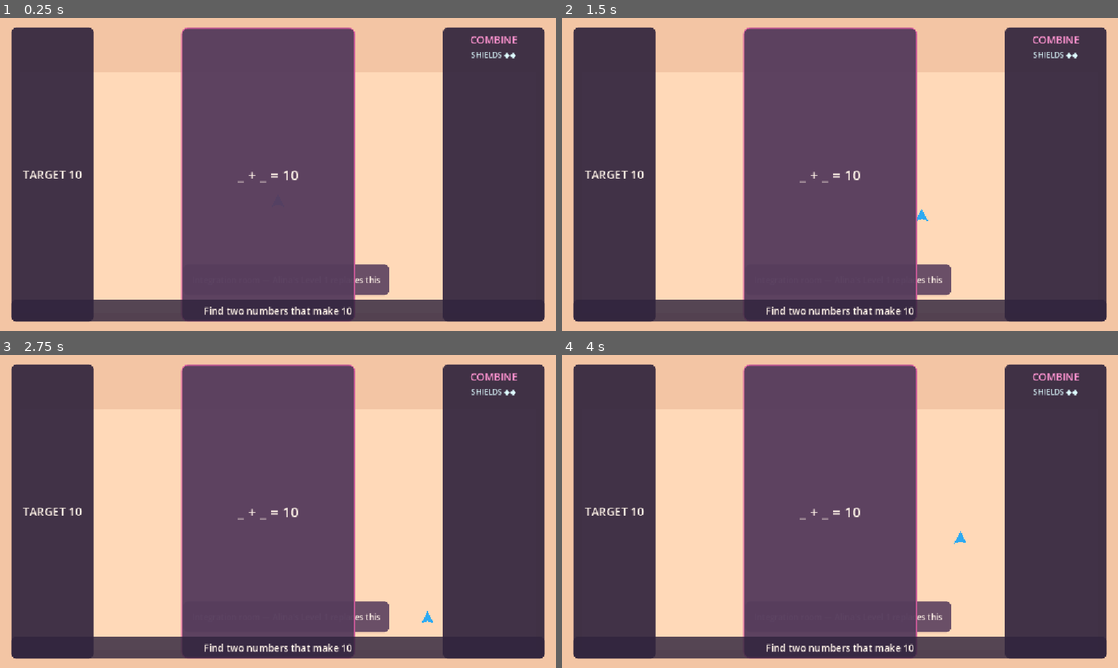
Above: before the commit, frames 1-4 (two rows, left to right).
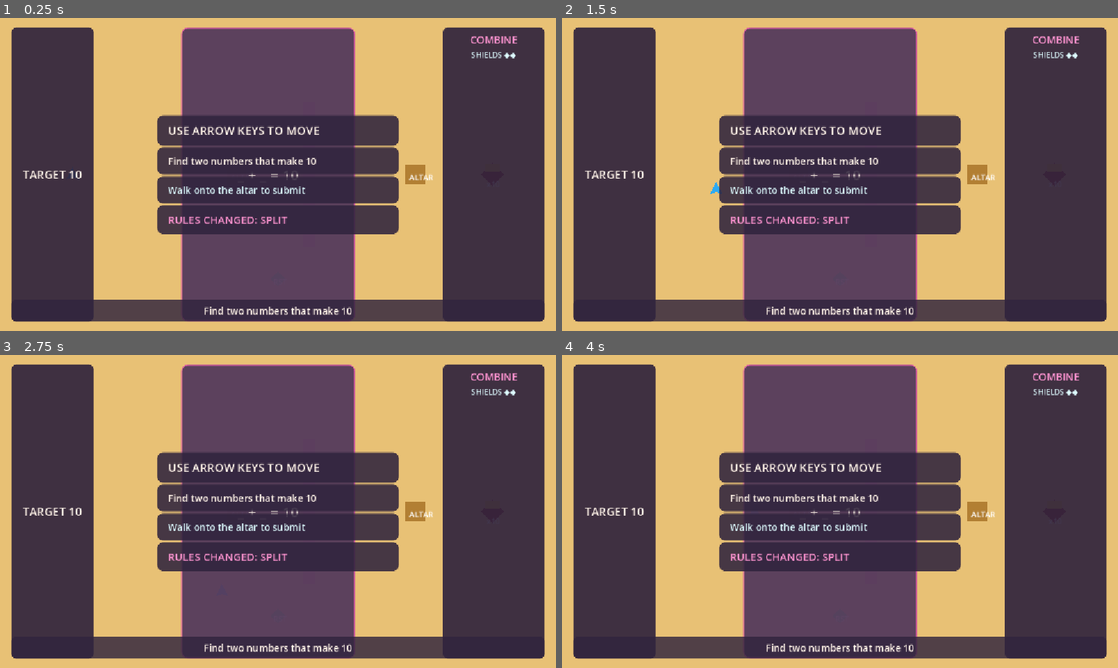
Above: after the commit, the same moments.

Repository: rinata-abdurakhimova/game-divers-slayy
Game: Godot game, scene res://scenes/main/Main.tscn
The game is run twice, just before and just after one commit, with the same random seed, the same clock (stepped at 60 frames per second) and the same inputs.
Inputs:
- Up to frame 1 (0.25 s): no input
- Up to frame 2 (1.5 s): tap Enter at 0.5 s; hold Right (move_right) 0.53-1.28 s; hold Down (move_down) from 1.28 s (still down)
- Up to frame 3 (2.75 s): release Down (move_down) at 2.03 s; hold Right (move_right) from 2.03 s (still down)
- Up to frame 4 (4 s): release Right (move_right) at 2.78 s; hold Up (move_up) 2.78-3.53 s; hold Left (move_left) from 3.53 s (still down)

The runs differ from the first frame. In frame 1, 48% of the frame differs, in the area x 0-100%, y 0-100%; in frame 2, 48%; in frame 3, 48%; in frame 4, 48%.
Error after the commit: Trying to assign value of type 'PanelContainer' to a variable of type 'Label'. (res://scripts/ui/TutorialOverlay.gd:3)

Commit message:
feat: integrate Level_01, overlays, collision fixes

Diff:
--- a/scenes/main/Main.tscn
+++ b/scenes/main/Main.tscn
@@ -1,94 +1,25 @@
-[gd_scene load_steps=10 format=3]
+[gd_scene load_steps=6 format=3]
 
 [ext_resource type="Script" path="res://scripts/main/Main.gd" id="1_main"]
-[ext_resource type="PackedScene" path="res://scenes/actors/Player.tscn" id="2_player"]
+[ext_resource type="PackedScene" path="res://scenes/world/Level_01.tscn" id="2_level"]
 [ext_resource type="PackedScene" path="res://scenes/ui/HUD.tscn" id="3_hud"]
 [ext_resource type="PackedScene" path="res://scenes/ui/ResultScreen.tscn" id="4_result"]
-
-[sub_resource type="RectangleShape2D" id="Shape_horizontal"]
-size = Vector2(1152, 32)
-
-[sub_resource type="RectangleShape2D" id="Shape_vertical"]
-size = Vector2(32, 648)
-
-[sub_resource type="StyleBoxFlat" id="StyleBox_note"]
-bg_color = Color(0.337, 0.235, 0.361, 0.88)
-corner_radius_top_left = 10
-corner_radius_top_right = 10
-corner_radius_bottom_right = 10
-corner_radius_bottom_left = 10
-content_margin_left = 18.0
-content_margin_top = 12.0
-content_margin_right = 18.0
-content_margin_bottom = 12.0
+[ext_resource type="PackedScene" path="res://scenes/ui/TutorialOverlay.tscn" id="5_tutorial"]
+[ext_resource type="PackedScene" path="res://scenes/ui/RuleChangeOverlay.tscn" id="6_rule"]
 
 [node name="Main" type="Node"]
 script = ExtResource("1_main")
 
 [node name="LevelContainer" type="Node2D" parent="."]
 
-[node name="SandBackground" type="Polygon2D" parent="LevelContainer"]
-polygon = PackedVector2Array(0, 0, 1152, 0, 1152, 648, 0, 648)
-color = Color(0.953, 0.776, 0.647, 1)
-
-[node name="ArenaInset" type="Polygon2D" parent="LevelContainer"]
-polygon = PackedVector2Array(42, 112, 1110, 112, 1110, 610, 42, 610)
-color = Color(1, 0.851, 0.722, 1)
-
-[node name="Player" parent="LevelContainer" instance=ExtResource("2_player")]
-position = Vector2(576, 380)
-
-[node name="WorldBounds" type="Node2D" parent="LevelContainer"]
-
-[node name="Top" type="StaticBody2D" parent="LevelContainer/WorldBounds"]
-position = Vector2(576, 96)
-collision_layer = 8
-collision_mask = 1
-
-[node name="CollisionShape2D" type="CollisionShape2D" parent="LevelContainer/WorldBounds/Top"]
-shape = SubResource("Shape_horizontal")
-
-[node name="Bottom" type="StaticBody2D" parent="LevelContainer/WorldBounds"]
-position = Vector2(576, 632)
-collision_layer = 8
-collision_mask = 1
-
-[node name="CollisionShape2D" type="CollisionShape2D" parent="LevelContainer/WorldBounds/Bottom"]
-shape = SubResource("Shape_horizontal")
-
-[node name="Left" type="StaticBody2D" parent="LevelContainer/WorldBounds"]
-position = Vector2(26, 324)
-collision_layer = 8
-collision_mask = 1
-
-[node name="CollisionShape2D" type="CollisionShape2D" parent="LevelContainer/WorldBounds/Left"]
-shape = SubResource("Shape_vertical")
-
-[node name="Right" type="StaticBody2D" parent="LevelContainer/WorldBounds"]
-position = Vector2(1126, 324)
-collision_layer = 8
-collision_mask = 1
-
-[node name="CollisionShape2D" type="CollisionShape2D" parent="LevelContainer/WorldBounds/Right"]
-shape = SubResource("Shape_vertical")
-
-[node name="PlaceholderNote" type="PanelContainer" parent="."]
-offset_left = 380.0
-offset_top = 510.0
-offset_right = 772.0
-offset_bottom = 574.0
-theme_override_styles/panel = SubResource("StyleBox_note")
-
-[node name="Label" type="Label" parent="PlaceholderNote"]
-layout_mode = 2
-theme_override_colors/font_color = Color(1, 0.953, 0.91, 1)
-theme_override_font_sizes/font_size = 17
-text = "Integration room — Alina's Level 1 replaces this"
-horizontal_alignment = 1
-vertical_alignment = 1
+[node name="Level01" parent="LevelContainer" instance=ExtResource("2_level")]
 
 [node name="UI" type="CanvasLayer" parent="."]
 
 [node name="HUD" parent="UI" instance=ExtResource("3_hud")]
 
+[node name="RuleChangeOverlay" parent="UI" instance=ExtResource("6_rule")]
+
+[node name="TutorialOverlay" parent="UI" instance=ExtResource("5_tutorial")]
+
 [node name="ResultScreen" parent="UI" instance=ExtResource("4_result")]
--- /dev/null
+++ b/scenes/ui/RuleChangeOverlay.tscn
@@ -0,0 +1,76 @@
+[gd_scene load_steps=3 format=3]
+
+[ext_resource type="Script" path="res://scripts/ui/RuleChangeOverlay.gd" id="1"]
+
+[sub_resource type="StyleBoxFlat" id="StyleBox_card"]
+bg_color = Color(0.188, 0.141, 0.239, 0.96)
+border_width_left = 3
+border_width_top = 3
+border_width_right = 3
+border_width_bottom = 3
+border_color = Color(0.906, 0.553, 0.824, 1)
+corner_radius_top_left = 16
+corner_radius_top_right = 16
+corner_radius_bottom_right = 16
+corner_radius_bottom_left = 16
+content_margin_left = 36.0
+content_margin_top = 28.0
+content_margin_right = 36.0
+content_margin_bottom = 28.0
+
+[node name="RuleChangeOverlay" type="Control"]
+layout_mode = 3
+anchors_preset = 15
+anchor_right = 1.0
+anchor_bottom = 1.0
+grow_horizontal = 2
+grow_vertical = 2
+mouse_filter = 1
+script = ExtResource("1")
+
+[node name="Dim" type="ColorRect" parent="."]
+layout_mode = 1
+anchors_preset = 15
+anchor_right = 1.0
+anchor_bottom = 1.0
+grow_horizontal = 2
+grow_vertical = 2
+color = Color(0.071, 0.047, 0.102, 0.7)
+
+[node name="Center" type="CenterContainer" parent="."]
+layout_mode = 1
+anchors_preset = 15
+anchor_right = 1.0
+anchor_bottom = 1.0
+grow_horizontal = 2
+grow_vertical = 2
+
+[node name="Card" type="PanelContainer" parent="Center"]
+custom_minimum_size = Vector2(400, 180)
+layout_mode = 2
+theme_override_styles/panel = SubResource("StyleBox_card")
+
+[node name="Content" type="VBoxContainer" parent="Center/Card"]
+layout_mode = 2
+alignment = 1
+
+[node name="Title" type="Label" parent="Center/Card/Content"]
+layout_mode = 2
+theme_override_colors/font_color = Color(1, 0.58, 0.82, 1)
+theme_override_font_sizes/font_size = 28
+text = "RULES CHANGED"
+horizontal_alignment = 1
+
+[node name="Rule" type="Label" parent="Center/Card/Content"]
+layout_mode = 2
+theme_override_colors/font_color = Color(1, 0.953, 0.91, 1)
+theme_override_font_sizes/font_size = 24
+text = "ADDITION → SUBTRACTION"
+horizontal_alignment = 1
+
+[node name="Hint" type="Label" parent="Center/Card/Content"]
+layout_mode = 2
+theme_override_colors/font_color = Color(0.867, 0.984, 1, 1)
+theme_override_font_sizes/font_size = 18
+text = "First number minus second number"
+horizontal_alignment = 1
--- /dev/null
+++ b/scenes/ui/TutorialOverlay.tscn
@@ -0,0 +1,80 @@
+[gd_scene load_steps=3 format=3]
+
+[ext_resource type="Script" path="res://scripts/ui/TutorialOverlay.gd" id="1"]
+
+[sub_resource type="StyleBoxFlat" id="StyleBox_banner"]
+bg_color = Color(0.188, 0.141, 0.239, 0.88)
+corner_radius_top_left = 12
+corner_radius_top_right = 12
+corner_radius_bottom_right = 12
+corner_radius_bottom_left = 12
+content_margin_left = 22.0
+content_margin_top = 14.0
+content_margin_right = 22.0
+content_margin_bottom = 14.0
+
+[node name="TutorialOverlay" type="Control"]
+layout_mode = 3
+anchors_preset = 15
+anchor_right = 1.0
+anchor_bottom = 1.0
+grow_horizontal = 2
+grow_vertical = 2
+mouse_filter = 2
+script = ExtResource("1")
+
+[node name="VBox" type="VBoxContainer" parent="."]
+layout_mode = 1
+anchors_preset = 8
+anchor_left = 0.5
+anchor_top = 0.5
+anchor_right = 0.5
+anchor_bottom = 0.5
+offset_left = -250.0
+offset_top = -80.0
+offset_right = 250.0
+offset_bottom = 80.0
+
+[node name="ArrowHint" type="PanelContainer" parent="VBox"]
+unique_name_in_owner = true
+layout_mode = 2
+theme_override_styles/panel = SubResource("StyleBox_banner")
+
+[node name="Label" type="Label" parent="VBox/ArrowHint"]
+layout_mode = 2
+theme_override_colors/font_color = Color(1, 0.953, 0.91, 1)
+theme_override_font_sizes/font_size = 24
+text = "USE ARROW KEYS TO MOVE"
+
+[node name="CollectionHint" type="PanelContainer" parent="VBox"]
+unique_name_in_owner = true
+layout_mode = 2
+theme_override_styles/panel = SubResource("StyleBox_banner")
+
+[node name="Label" type="Label" parent="VBox/CollectionHint"]
+layout_mode = 2
+theme_override_colors/font_color = Color(1, 0.953, 0.91, 1)
+theme_override_font_sizes/font_size = 20
+text = "Find two numbers that make 10"
+
+[node name="SubmissionHint" type="PanelContainer" parent="VBox"]
+unique_name_in_owner = true
+layout_mode = 2
+theme_override_styles/panel = SubResource("StyleBox_banner")
+
+[node name="Label" type="Label" parent="VBox/SubmissionHint"]
+layout_mode = 2
+theme_override_colors/font_color = Color(0.867, 0.984, 1, 1)
+theme_override_font_sizes/font_size = 20
+text = "Walk onto the altar to submit"
+
+[node name="RuleChangeBanner" type="PanelContainer" parent="VBox"]
+unique_name_in_owner = true
+layout_mode = 2
+theme_override_styles/panel = SubResource("StyleBox_banner")
+
+[node name="Label" type="Label" parent="VBox/RuleChangeBanner"]
+layout_mode = 2
+theme_override_colors/font_color = Color(1, 0.58, 0.82, 1)
+theme_override_font_sizes/font_size = 22
+text = "RULES CHANGED: SPLIT"
--- a/scenes/world/Level_01.tscn
+++ b/scenes/world/Level_01.tscn
@@ -101,7 +101,7 @@
 position = Vector2(640, 324)
 
 [node name="Boundaries" type="StaticBody2D" parent="."]
-collision_layer = 4
+collision_layer = 8
 
 [node name="WallTop" type="CollisionShape2D" parent="Boundaries"]
 position = Vector2(576, 10)
--- a/scenes/world/interactions/CoralGate.tscn
+++ b/scenes/world/interactions/CoralGate.tscn
@@ -6,7 +6,7 @@
 size = Vector2(24, 300)
 
 [node name="CoralGate" type="StaticBody2D"]
-collision_layer = 4
+collision_layer = 8
 script = ExtResource("1")
 
 [node name="CollisionShape2D" type="CollisionShape2D" parent="."]
--- a/scenes/world/interactions/EquationAltar.tscn
+++ b/scenes/world/interactions/EquationAltar.tscn
@@ -6,7 +6,7 @@
 size = Vector2(40, 40)
 
 [node name="EquationAltar" type="Area2D"]
-collision_layer = 3
+collision_layer = 4
 collision_mask = 1
 script = ExtResource("1")
 
--- a/scenes/world/interactions/ResetShell.tscn
+++ b/scenes/world/interactions/ResetShell.tscn
@@ -6,7 +6,7 @@
 radius = 16.0
 
 [node name="ResetShell" type="Area2D"]
-collision_layer = 3
+collision_layer = 4
 collision_mask = 1
 script = ExtResource("1")
 
--- /dev/null
+++ b/scripts/ui/RuleChangeOverlay.gd
@@ -0,0 +1,21 @@
+extends Control
+
+
+func _ready() -> void:
+	hide()
+
+	if GameEvents.tide_started.is_connected(_on_tide_started):
+		GameEvents.tide_started.disconnect(_on_tide_started)
+	GameEvents.tide_started.connect(_on_tide_started)
+
+	if GameEvents.tide_finished.is_connected(_on_tide_finished):
+		GameEvents.tide_finished.disconnect(_on_tide_finished)
+	GameEvents.tide_finished.connect(_on_tide_finished)
+
+
+func _on_tide_started() -> void:
+	show()
+
+
+func _on_tide_finished() -> void:
+	hide()
--- /dev/null
+++ b/scripts/ui/TutorialOverlay.gd
@@ -0,0 +1,45 @@
+extends Control
+
+@onready var arrow_hint: Label = %ArrowHint
+@onready var collection_hint: Label = %CollectionHint
+@onready var submission_hint: Label = %SubmissionHint
+@onready var rule_change_banner: Label = %RuleChangeBanner
+
+var _movement_seen: bool = false
+
+
+func _ready() -> void:
+	collection_hint.hide()
+	submission_hint.hide()
+	rule_change_banner.hide()
+
+	if GameEvents.equation_changed.is_connected(_on_equation_changed):
+		GameEvents.equation_changed.disconnect(_on_equation_changed)
+	GameEvents.equation_changed.connect(_on_equation_changed)
+
+	if GameEvents.tide_finished.is_connected(_on_tide_finished):
+		GameEvents.tide_finished.disconnect(_on_tide_finished)
+	GameEvents.tide_finished.connect(_on_tide_finished)
+
+
+func _unhandled_input(event: InputEvent) -> void:
+	if _movement_seen:
+		return
+	if event.is_action_pressed(&"move_left") or event.is_action_pressed(&"move_right") \
+		or event.is_action_pressed(&"move_up") or event.is_action_pressed(&"move_down"):
+		_movement_seen = true
+		arrow_hint.hide()
+		collection_hint.show()
+		get_viewport().set_input_as_handled()
+
+
+func _on_equation_changed(_snapshot: Dictionary) -> void:
+	var operands: Array = GameState.operands
+	if operands.size() == GameRules.MAX_OPERAND_SLOTS:
+		submission_hint.show()
+
+
+func _on_tide_finished() -> void:
+	rule_change_banner.show()
+	collection_hint.hide()
+	submission_hint.hide()
--- a/scripts/world/Level01Controller.gd
+++ b/scripts/world/Level01Controller.gd
@@ -1,8 +1,5 @@
 class_name Level01Controller
 extends Node
-
-signal tide_started
-signal tide_finished
 
 @export var operand_scene: PackedScene
 @export var player_path: NodePath
@@ -74,7 +71,7 @@
 	if water != null:
 		water.visible = true
 
-	emit_signal(&"tide_started")
+	GameEvents.tide_started.emit()
 
 	await get_tree().create_timer(GameRules.TIDE_TRANSITION_SECONDS).timeout
 
@@ -87,7 +84,7 @@
 	if gs != null and gs.has_method(&"enter_water_phase"):
 		gs.enter_water_phase()
 
-	emit_signal(&"tide_finished")
+	GameEvents.tide_finished.emit()
 	_tide_in_progress = false
 
 
